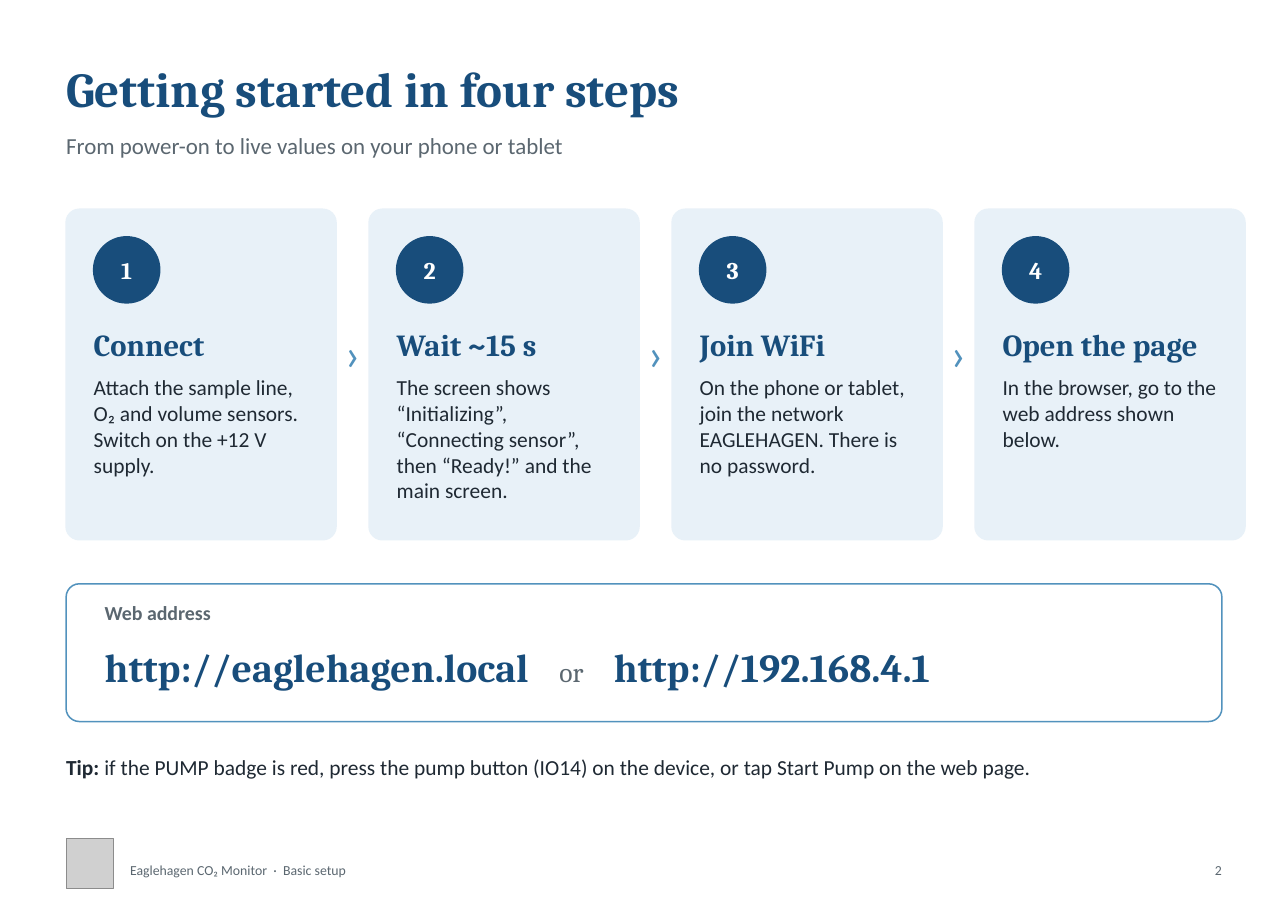
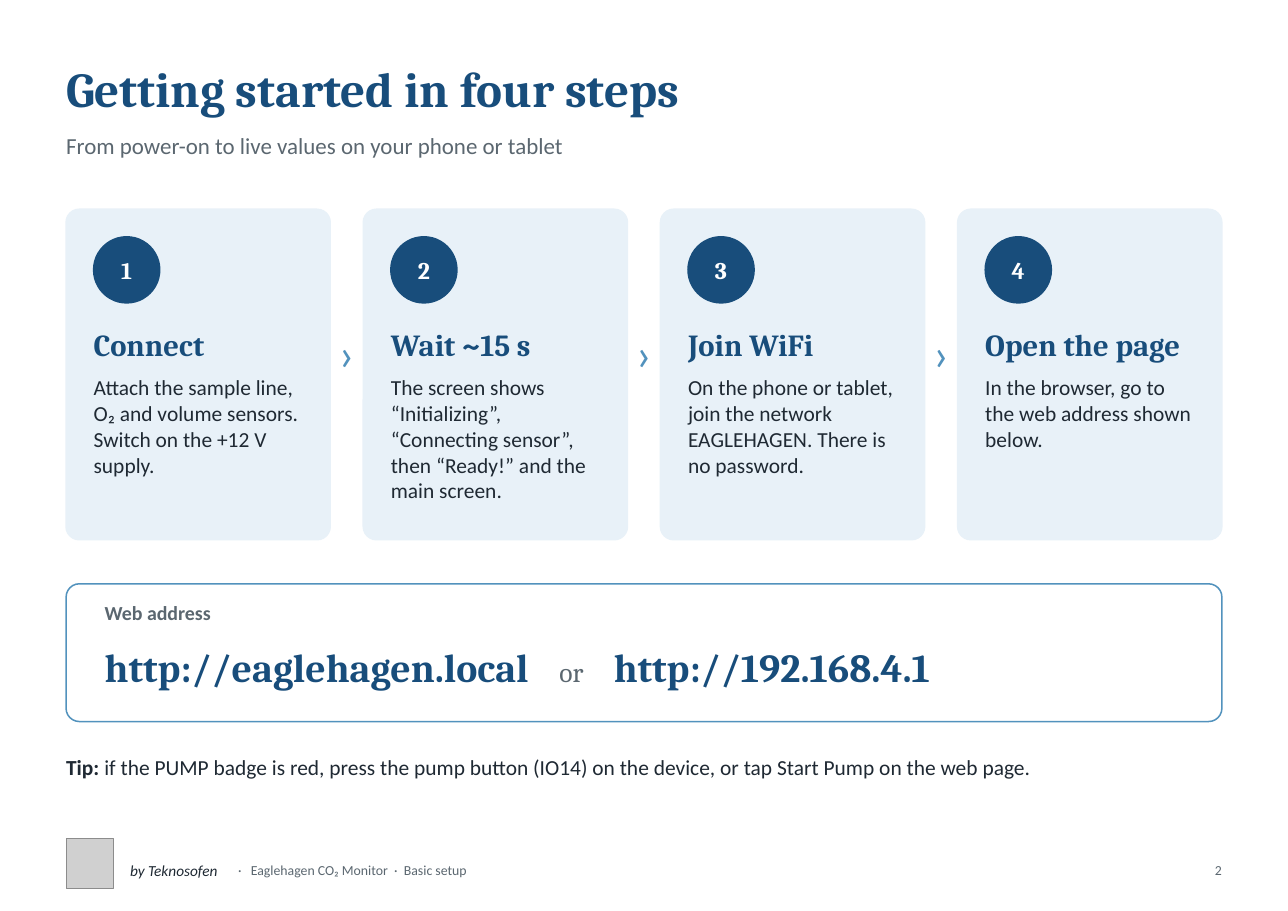
Before and after one commit to Teknosofen/EagleHagen, a slide deck: slide 2 of documentation/Eaglehagen_Basic_Setup.pptx. Drawn at 1288x911 pixels with LibreOffice and Linux fonts; fonts in the diff are those of the drawing; grey boxes stand for pictures. Boxes give left, top, right and bottom in pixels: in the first picture for what was removed or moved away, otherwise in the second. Text is boxed around its words. In the diff, an @@ line names an element or a change of style, - is before the commit and + after.

```diff
--- a/documentation/Eaglehagen_Basic_Setup.pptx
+++ b/documentation/Eaglehagen_Basic_Setup.pptx
@@ rounded rectangle: place and size @@
-rounded rectangle at box(66, 209, 336, 540)
+rounded rectangle at box(66, 209, 331, 540)
@@ rounded rectangle: place and size @@
-rounded rectangle at box(369, 209, 639, 540)
+rounded rectangle at box(364, 209, 628, 540)
@@ rounded rectangle: place and size @@
-rounded rectangle at box(672, 209, 942, 540)
+rounded rectangle at box(661, 209, 926, 540)
@@ proportions changed in 4 elements at box(66, 209, 331, 540), box(364, 209, 628, 540), box(661, 209, 926, 540), box(957, 209, 1222, 540) @@
@@ rounded rectangle: place and size @@
-rounded rectangle at box(975, 209, 1245, 540)
+rounded rectangle at box(957, 209, 1222, 540)
@@ 2 texts, 1 ellipse: place and size @@
-2 texts, 1 ellipse at box(336, 237, 463, 386)
+2 texts, 1 ellipse at box(331, 237, 457, 386)
@@ 2 texts, 1 ellipse: place and size @@
-2 texts, 1 ellipse at box(639, 237, 766, 386)
+2 texts, 1 ellipse at box(628, 237, 755, 386)
@@ 2 texts, 1 ellipse: place and size @@
-2 texts, 1 ellipse at box(942, 237, 1069, 386)
+2 texts, 1 ellipse at box(924, 237, 1051, 386)
@@ text "Wait ~15 s": place and size @@
-text "Wait ~15 s" at box(397, 335, 537, 357)
+text "Wait ~15 s" at box(391, 335, 531, 357)
@@ text "Join WiFi": place and size @@
-text "Join WiFi" at box(700, 335, 825, 363)
+text "Join WiFi" at box(688, 335, 813, 363)
@@ text "Open the page": place and size @@
-text "Open the page" at box(1003, 334, 1198, 363)
+text "Open the page" at box(985, 334, 1181, 363)
@@ text "The screen shows “Initializing”, “Connecting ...": place and size @@
-text "The screen shows “Initializing”, “Connecting ..." at box(397, 380, 591, 498)
+text "The screen shows “Initializing”, “Connecting ..." at box(391, 380, 586, 498)
@@ text "On the phone or tablet, ...": place and size @@
-text "On the phone or tablet, ..." at box(700, 380, 905, 477)
+text "On the phone or tablet, ..." at box(688, 380, 893, 477)
@@ text "In the browser, go to ..." rewrapped from box(1003, 380, 1216, 447) to box(985, 380, 1190, 447) @@
@@ text added at box(130, 865, 217, 879), 10 pt, text #1F2933, italic @@
+by Teknosofen
@@ text at box(251, 865, 466, 878): text changed @@
-Eaglehagen CO₂ Monitor · Basic setup
+· Eaglehagen CO₂ Monitor · Basic setup
```
Also in this commit, not shown: 7 other slides changed, 1 slide added, 3 other files.
